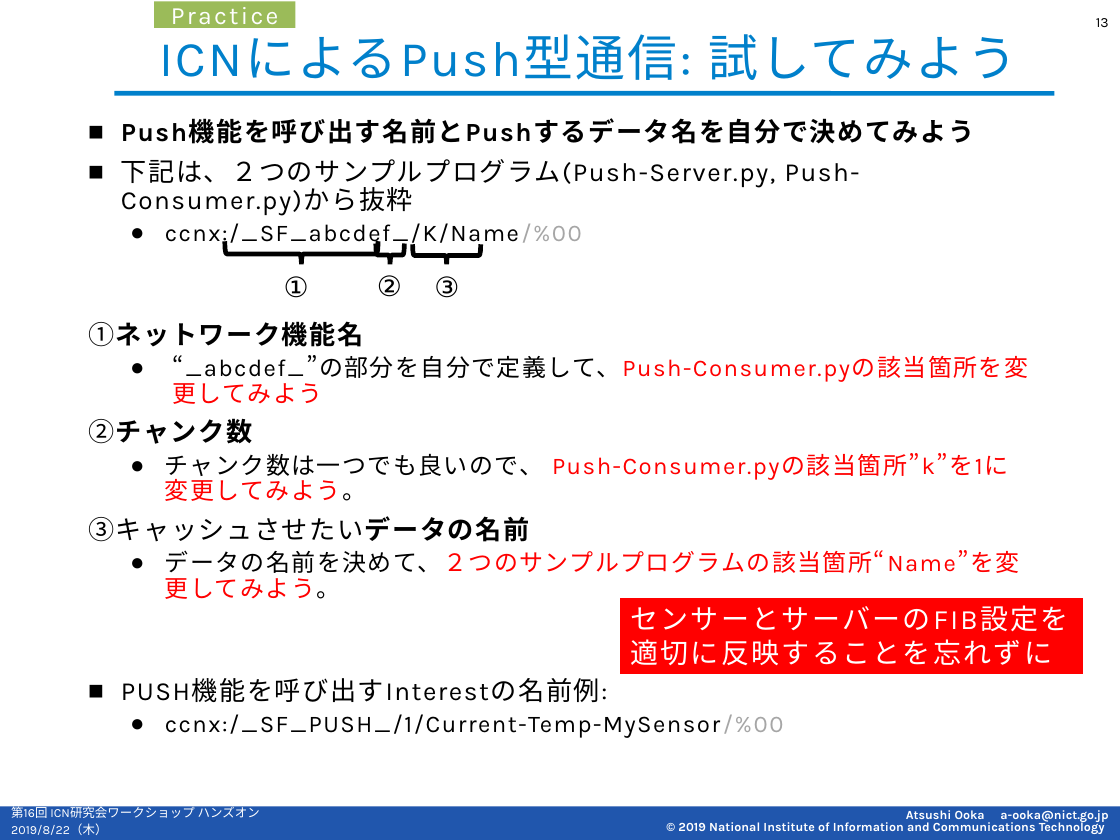
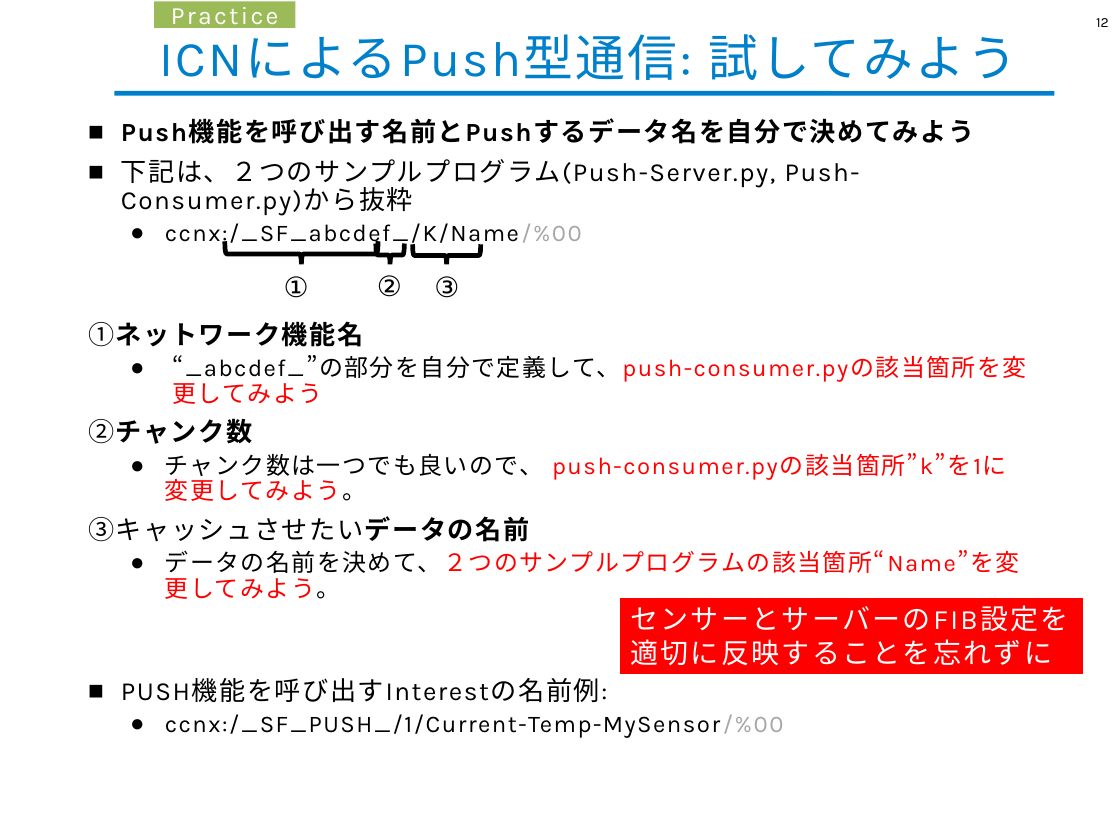
Before and after one commit to cefore/2021-hands-on, a slide deck: slide 12 of material/Practice-C_ICN-PUSH-Commn.pptx (slide 13 before the commit). Drawn at 1120x840 pixels with LibreOffice and Linux fonts; fonts in the diff are those of the drawing; background and template pictures are left out. Boxes give left, top, right and bottom in pixels: in the first picture for what was removed or moved away, otherwise in the second. Text is boxed around its words. In the diff, an @@ line names an element or a change of style, - is before the commit and + after.

```diff
--- a/material/Practice-C_ICN-PUSH-Commn.pptx
+++ b/material/Practice-C_ICN-PUSH-Commn.pptx
@@ page number at bbox=[1096, 18, 1109, 27]: text changed @@
-13
+12
@@ text at bbox=[172, 355, 1026, 382]: text changed @@
-  ● “_abcdef_”の部分を自分で定義して、Push-Consumer.pyの該当箇所を変更してみよう
+  ● “_abcdef_”の部分を自分で定義して、push-consumer.pyの該当箇所を変更してみよう
@@ text at bbox=[165, 453, 1007, 501]: text changed @@
-  ● チャンク数は一つでも良いので、 Push-Consumer.pyの該当箇所”k”を1に変更してみよう。
+  ● チャンク数は一つでも良いので、 push-consumer.pyの該当箇所”k”を1に変更してみよう。
@@ rectangle removed at bbox=[0, 806, 1120, 840] @@
@@ text removed at bbox=[11, 804, 260, 821] @@
-第16回 ICN研究会ワークショップ ハンズオン
@@ text removed at bbox=[11, 823, 107, 835] @@
-2019/8/22（木）
@@ text removed at bbox=[678, 810, 1108, 834] @@
-Atsushi Ooka a-ooka@nict.go.jp
-© 2019 National Institute of Information and Communications Technology
```
Also in this commit, not shown: 18 other slides changed, 1 slide removed.
